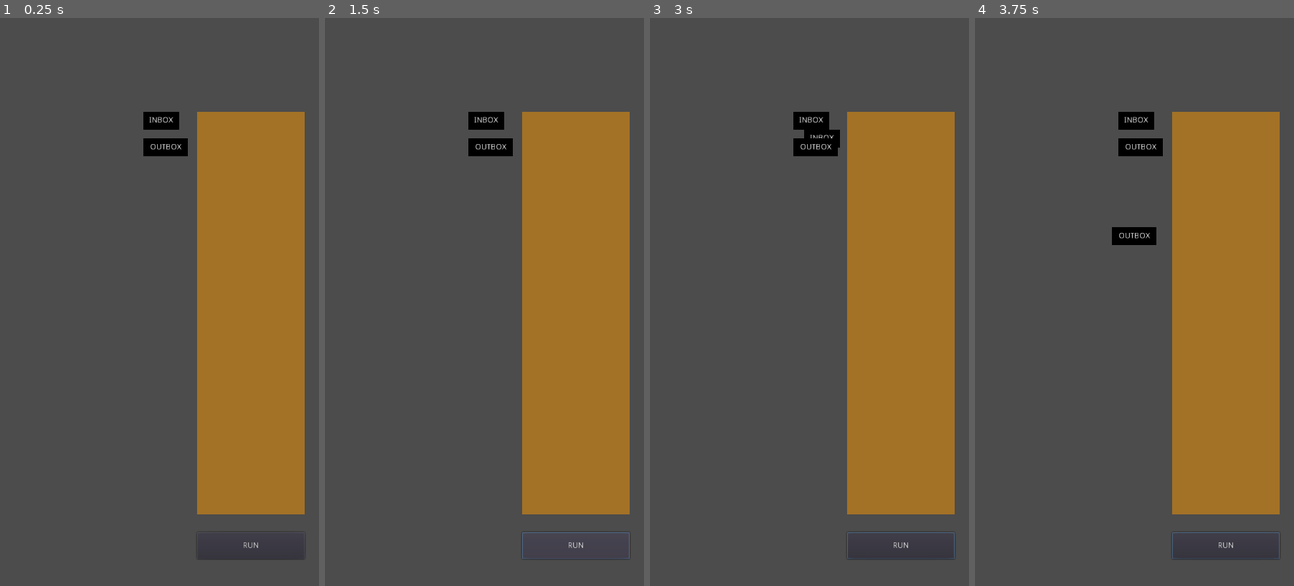
Above: before the commit, frames 1-4 (left to right).
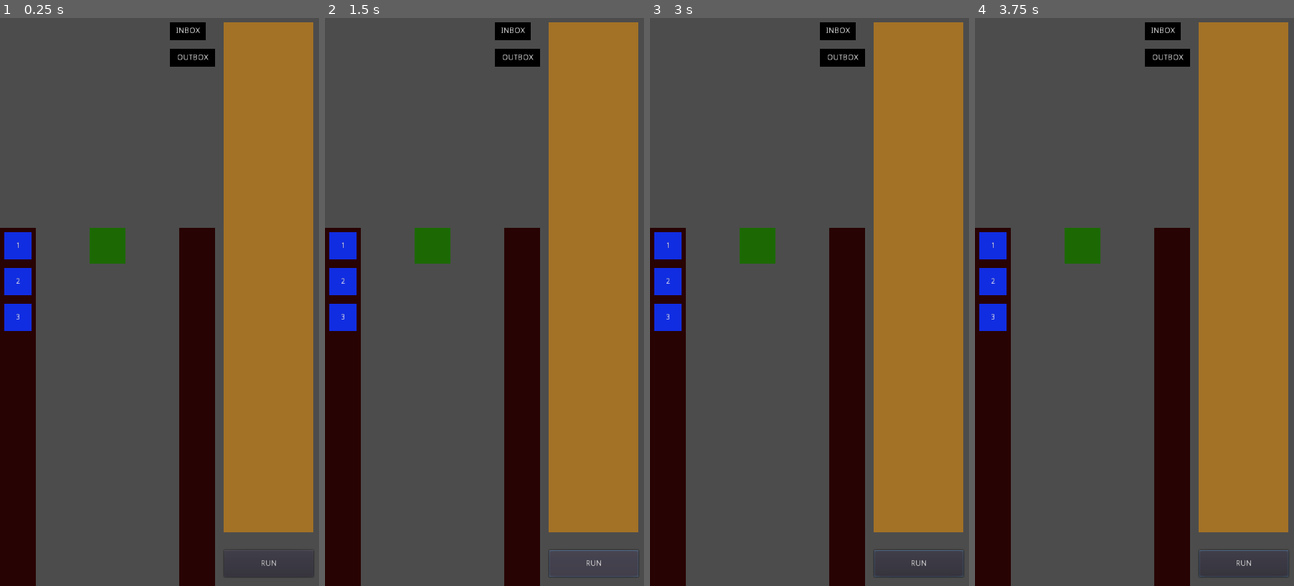
Above: after the commit, the same moments.

Repository: Jev-git/Godot-HumanResourceMachine
Game: Godot game, scene res://Scenes/Room.tscn
The game is run twice, just before and just after one commit, with the same random seed, the same clock (stepped at 60 frames per second) and the same inputs.
Inputs (mouse positions are in pixels of both pictures, inside the frame that each line leads up to):
- Up to frame 1 (0.25 s): no input
- Up to frame 2 (1.5 s): click "RUN" at 0.5 s; click "RUN" at 1.25 s
- Up to frame 3 (3 s): click "RUN" at 2 s; tap Enter at 2.75 s; drag from (812, 120) to (844, 171) at 2.77 s
- Up to frame 4 (3.75 s): drag from (1140, 148) to (1121, 415) at 3.52 s

The runs differ from the first frame. In frame 1, 27% of the frame differs, in the area x 0-99%, y 0-100%; in frame 2, 27%; in frame 3, 27%; in frame 4, 27%.

Commit message:
+ Able to move boxes from input conveyor to output conveyor

Diff:
--- /dev/null
+++ b/Scenes/Box.tscn
@@ -0,0 +1,24 @@
+[gd_scene load_steps=3 format=2]
+
+[ext_resource path="res://icon.png" type="Texture" id=1]
+[ext_resource path="res://Scripts/Box.gd" type="Script" id=2]
+
+[node name="Box" type="Node2D"]
+script = ExtResource( 2 )
+
+[node name="Sprite" type="Sprite" parent="."]
+modulate = Color( 0.0705882, 0.180392, 0.890196, 1 )
+position = Vector2( 8, 8 )
+scale = Vector2( 0.75, 0.75 )
+texture = ExtResource( 1 )
+centered = false
+
+[node name="Label" type="Label" parent="."]
+margin_right = 64.0
+margin_bottom = 64.0
+text = "1"
+align = 1
+valign = 1
+__meta__ = {
+"_edit_use_anchors_": false
+}
--- a/Scenes/Room.tscn
+++ b/Scenes/Room.tscn
@@ -1,31 +1,38 @@
-[gd_scene load_steps=5 format=2]
+[gd_scene load_steps=8 format=2]
 
 [ext_resource path="res://Scenes/SourceInstructions/Outbox_SourceInstruction.tscn" type="PackedScene" id=1]
 [ext_resource path="res://icon.png" type="Texture" id=2]
 [ext_resource path="res://Scripts/SolutionArea.gd" type="Script" id=3]
 [ext_resource path="res://Scenes/SourceInstructions/Inbox_SourceInstruction.tscn" type="PackedScene" id=4]
+[ext_resource path="res://Scripts/RunButton.gd" type="Script" id=5]
+[ext_resource path="res://Scripts/Solver.gd" type="Script" id=6]
+[ext_resource path="res://Scenes/Box.tscn" type="PackedScene" id=7]
 
 [node name="Room" type="Node2D"]
 
-[node name="SolutionArea" type="Node2D" parent="." groups=[
-"SolutionArea",
-]]
-position = Vector2( 352, 176 )
+[node name="Solver" type="Node2D" parent="."]
+script = ExtResource( 6 )
+m_psBox = ExtResource( 7 )
+
+[node name="SolutionArea" type="Node2D" parent="."]
+position = Vector2( 400, 16 )
 script = ExtResource( 3 )
 
 [node name="Sprite" type="Sprite" parent="SolutionArea"]
 modulate = Color( 0.643137, 0.45098, 0.152941, 1 )
 position = Vector2( -1.90735e-05, 0 )
-scale = Vector2( 3, 11.25 )
+scale = Vector2( 2.5, 14.25 )
 z_index = -10
 z_as_relative = false
 texture = ExtResource( 2 )
 centered = false
 
-[node name="Instructions" type="Node2D" parent="SolutionArea"]
+[node name="Instructions" type="Node2D" parent="SolutionArea" groups=[
+"Instructions",
+]]
 
 [node name="SourceInstructions" type="Node2D" parent="."]
-position = Vector2( 256, 176 )
+position = Vector2( 304, 16 )
 
 [node name="Inbox_SourceInstruction" parent="SourceInstructions" instance=ExtResource( 4 )]
 
@@ -33,11 +40,49 @@
 position = Vector2( 0, 48 )
 
 [node name="RunButton" type="Button" parent="."]
-margin_left = 352.0
-margin_top = 928.0
-margin_right = 544.0
-margin_bottom = 976.0
+margin_left = 400.0
+margin_top = 960.0
+margin_right = 560.0
+margin_bottom = 1008.0
 text = "RUN"
+script = ExtResource( 5 )
 __meta__ = {
 "_edit_use_anchors_": false
 }
+
+[node name="Floor" type="Node2D" parent="."]
+position = Vector2( 0, 384 )
+
+[node name="LeftConveyor" type="Node2D" parent="Floor"]
+
+[node name="Sprite" type="Sprite" parent="Floor/LeftConveyor"]
+modulate = Color( 0.160784, 0.0156863, 0.0156863, 1 )
+scale = Vector2( 1, 10 )
+texture = ExtResource( 2 )
+centered = false
+
+[node name="Inputs" type="Node2D" parent="Floor/LeftConveyor" groups=[
+"LeftConveyor",
+]]
+
+[node name="RightConveyor" type="Node2D" parent="Floor"]
+position = Vector2( 320, 0 )
+
+[node name="Sprite" type="Sprite" parent="Floor/RightConveyor"]
+modulate = Color( 0.160784, 0.0156863, 0.0156863, 1 )
+scale = Vector2( 1, 10 )
+texture = ExtResource( 2 )
+centered = false
+
+[node name="Outputs" type="Node2D" parent="Floor/RightConveyor" groups=[
+"RightConveyor",
+]]
+
+[node name="Player" type="Node2D" parent="." groups=[
+"Player",
+]]
+position = Vector2( 192, 416 )
+
+[node name="Sprite" type="Sprite" parent="Player"]
+modulate = Color( 0.113725, 0.415686, 0.0196078, 1 )
+texture = ExtResource( 2 )
--- /dev/null
+++ b/Scripts/Box.gd
@@ -0,0 +1,8 @@
+extends Node2D
+class_name Box
+
+var m_iValue: int
+
+func set_value(_iValue: int):
+	m_iValue = _iValue
+	$Label.text = String(m_iValue)
--- /dev/null
+++ b/Scripts/NodeUtil.gd
@@ -0,0 +1,4 @@
+extends Node
+
+func get_first_node_in_group(_sGroup: String):
+	return get_tree().get_nodes_in_group(_sGroup)[0]
--- /dev/null
+++ b/Scripts/RunButton.gd
@@ -0,0 +1,6 @@
+extends Button
+
+onready var m_nSolver: Node2D = get_parent().get_node("Solver")
+
+func _ready():
+	connect("pressed", m_nSolver, "execute")
--- a/Scripts/SolutionArea.gd
+++ b/Scripts/SolutionArea.gd
@@ -13,9 +13,6 @@
 	var vSolutionAreaSize: Vector2 = $Sprite.texture.get_size() * $Sprite.scale
 	var vSolutionAreaPos: Vector2 = position
 	m_rSolutionAreaRect = Rect2(vSolutionAreaPos, vSolutionAreaSize)
-
-	print(vSolutionAreaPos)
-	print(vSolutionAreaPos + vSolutionAreaSize)
 
 	for nSrcIns in m_nSourceInstructions.get_children():
 		nSrcIns.connect("started_dragging", self, "_on_source_instruction_started_dragging")
--- /dev/null
+++ b/Scripts/Solver.gd
@@ -0,0 +1,49 @@
+extends Node
+
+export var m_psBox: PackedScene
+export var m_iDistanceBetweenBoxes: int = 64
+
+onready var m_nInstructions: Node2D = NodeUtil.get_first_node_in_group("Instructions")
+onready var m_nPlayer: Node2D = NodeUtil.get_first_node_in_group("Player")
+onready var m_nLeftConveyor: Node2D = NodeUtil.get_first_node_in_group("LeftConveyor")
+onready var m_nRightConveyor: Node2D = NodeUtil.get_first_node_in_group("RightConveyor")
+onready var m_nHoldingBox: Box = null
+
+signal error(_sError)
+
+func _ready():
+	var aiInputs: Array = [1, 2, 3]
+	for iInput in range(aiInputs.size()):
+		var nBox: Box = m_psBox.instance()
+		nBox.set_value(aiInputs[iInput])
+		nBox.position.y = iInput * m_iDistanceBetweenBoxes
+		m_nLeftConveyor.add_child(nBox)
+
+func execute():
+	for nInstruction in m_nInstructions.get_children():
+		match nInstruction.m_iInstructionType:
+			InstructionType.INSTRUCTION_TYPE.INBOX:
+				get_next_input()
+			InstructionType.INSTRUCTION_TYPE.OUTBOX:
+				output_holding_value()
+			_:
+				assert(false)
+
+func get_next_input():
+	if m_nLeftConveyor.get_child_count() == 0:
+		emit_signal("error", "Input empty")
+	else:
+		m_nHoldingBox = m_nLeftConveyor.get_child(0)
+		m_nLeftConveyor.remove_child(m_nHoldingBox)
+		for iBox in range(m_nLeftConveyor.get_child_count()):
+			m_nLeftConveyor.get_child(iBox).position.y = iBox * m_iDistanceBetweenBoxes
+
+func output_holding_value():
+	if !m_nHoldingBox:
+		emit_signal("error", "Can't output nothing")
+	else:
+		m_nRightConveyor.add_child(m_nHoldingBox)
+		m_nRightConveyor.move_child(m_nHoldingBox, 0)
+		m_nHoldingBox = null
+		for iBox in range(m_nRightConveyor.get_child_count()):
+			m_nRightConveyor.get_child(iBox).position.y = iBox * m_iDistanceBetweenBoxes
--- a/project.godot
+++ b/project.godot
@@ -9,6 +9,11 @@
 config_version=4
 
 _global_script_classes=[ {
+"base": "Node2D",
+"class": "Box",
+"language": "GDScript",
+"path": "res://Scripts/Box.gd"
+}, {
 "base": "Area2D",
 "class": "Instruction",
 "language": "GDScript",
@@ -20,6 +25,7 @@
 "path": "res://Scripts/SourceInstruction.gd"
 } ]
 _global_script_class_icons={
+"Box": "",
 "Instruction": "",
 "SourceInstruction": ""
 }
@@ -28,11 +34,11 @@
 
 config/name="Human Resource Machine"
 run/main_scene="res://Scenes/Room.tscn"
-config/icon="res://icon.png"
 
 [autoload]
 
 InstructionType="*res://Scripts/InstructionType.gd"
+NodeUtil="*res://Scripts/NodeUtil.gd"
 
 [display]
 
